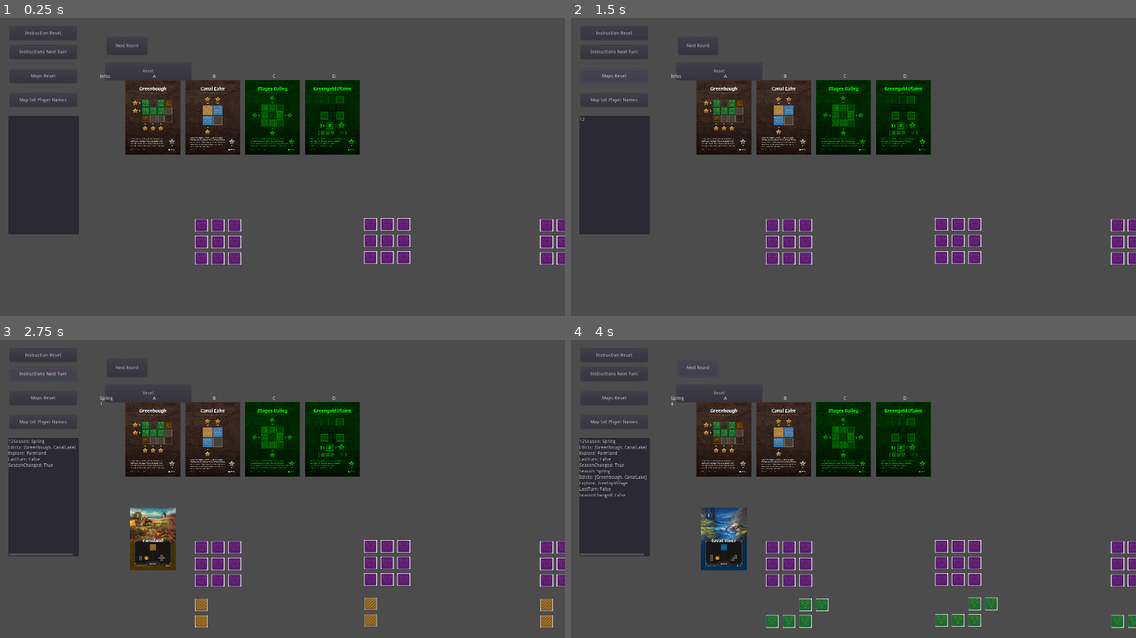
Above: before the commit, frames 1-4 (two rows, left to right).
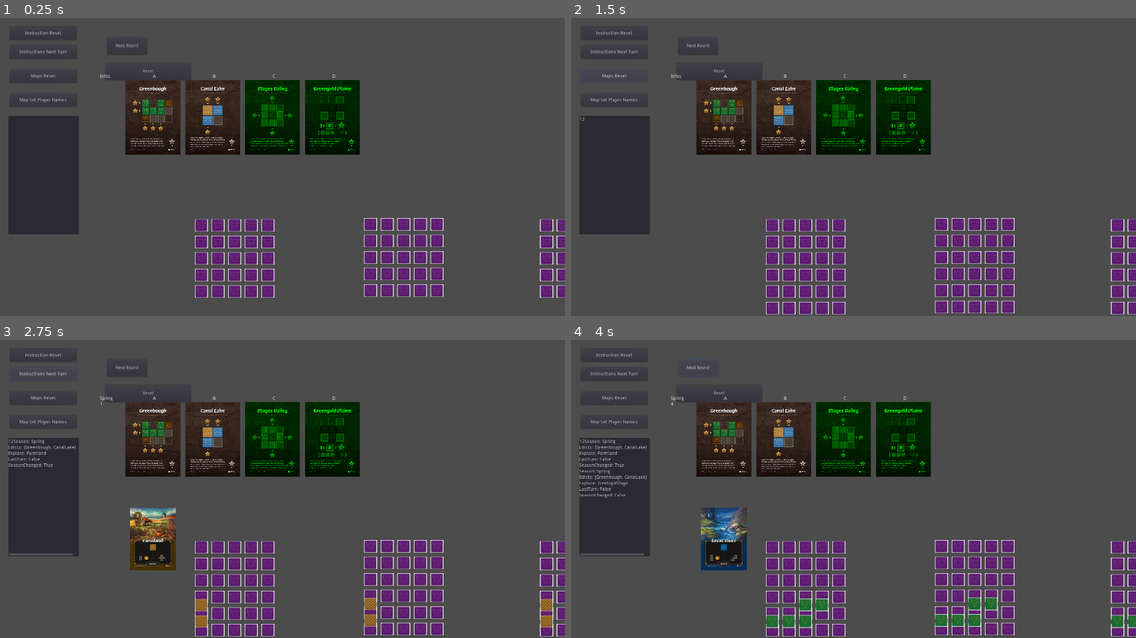
Above: after the commit, the same moments.

Repository: gilde-der-nacht/game-jam-2022
Game: Godot game, scene res://Board.tscn
The game is run twice, just before and just after one commit, with the same random seed, the same clock (stepped at 60 frames per second) and the same inputs.
Inputs (mouse positions are in pixels of both pictures, inside the frame that each line leads up to):
- Up to frame 1 (0.25 s): no input
- Up to frame 2 (1.5 s): click (616, 175) at 0.52 s; type "12" at 0.6 s; click "Maps Reset" at 1.25 s
- Up to frame 3 (2.75 s): click "Instructions Next Turn" at 2 s
- Up to frame 4 (4 s): click "Instructions Next Turn" at 2.75 s; click "Next Round" at 3.5 s

The runs differ from the first frame. In frame 1, 3.6% of the frame differs, in the area x 34-100%, y 67-94%; in frame 2, 4.7%, in the area x 34-100%, y 67-100%; in frame 3, 4.4%; in frame 4, 4.0%.

Commit message:
dynamic board size

Diff:
--- a/Cartographer/Map/Map.gd
+++ b/Cartographer/Map/Map.gd
@@ -2,12 +2,8 @@
 
 var player_name = ""
 onready var player_name_output = get_node("PlayerName")
-const map_empty_state = [
-	["EMPTY","EMPTY","EMPTY"],
-	["EMPTY","EMPTY","EMPTY"],
-	["EMPTY","EMPTY","EMPTY"],
-]
-var map_state = map_empty_state.duplicate(true)
+const MAP_SIZE = 5
+var map_state = []
 onready var map_state_output = get_node("MapState")
 onready var grid_output = get_node("Grid")
 var current_tile_form = []
@@ -19,7 +15,7 @@
 var rotated = 0
 
 func _ready():
-	update_ui()
+	reset_and_randomize(0)
 
 func set_player_name(name):
 	player_name = name
@@ -34,7 +30,11 @@
 
 func reset_and_randomize(_local_seed):
 	player_name = ""
-	map_state = map_empty_state.duplicate(true)
+	for _i in range(MAP_SIZE):
+		var row = []
+		for _j in range(MAP_SIZE):
+			row.append("EMPTY")
+		map_state.append(row)
 	update_ui()
 
 func get_map():
